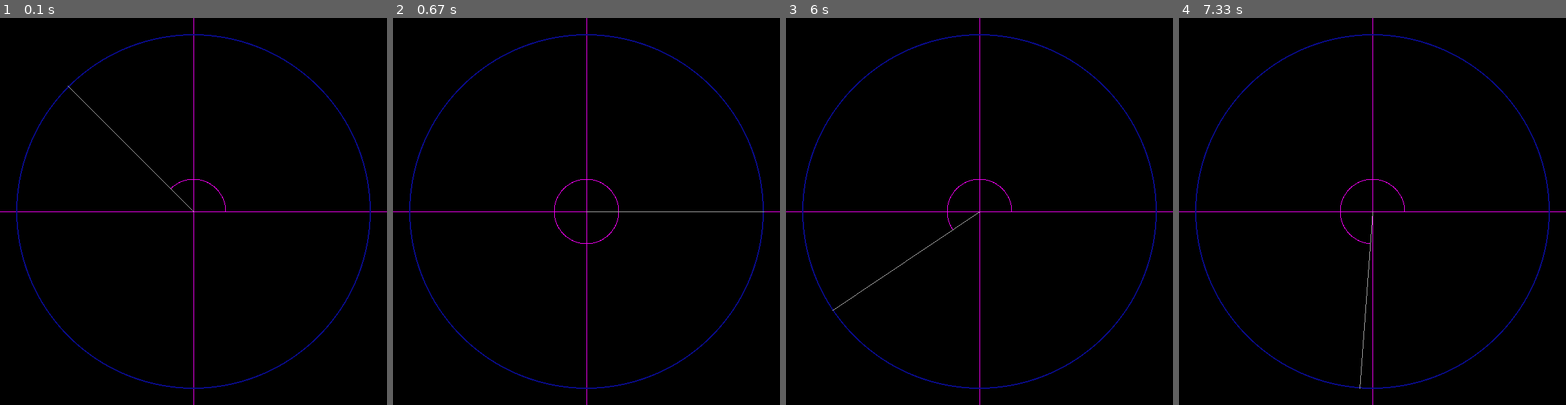
Above: before the commit, frames 1-4 (left to right).
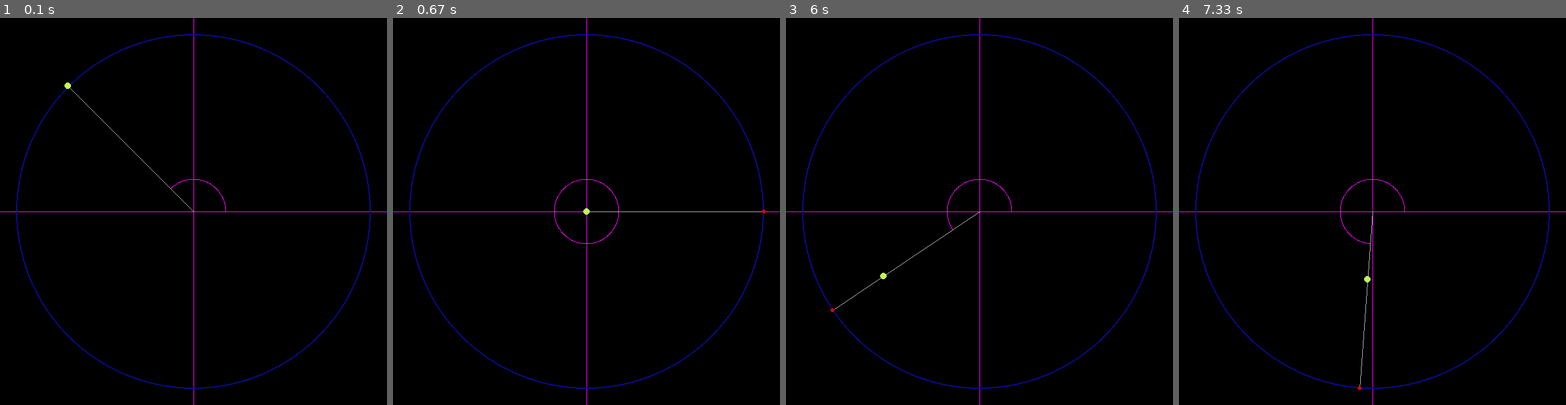
Above: after the commit, the same moments.

Repository: Kingcitaldo125/UnitCirclePygame
Game: pygame game, started from unit_circle.py
Two runs of this game, one before a commit and one after it. Both use one fixed random seed, a clock stepped at 60 frames per second and the inputs below.
Inputs (mouse positions are in pixels of both pictures, inside the frame that each line leads up to):
- Up to frame 1 (0.1 s): no input
- Up to frame 2 (0.67 s): click (586, 211) at 0.38 s
- Up to frame 3 (6 s): click (1018, 296) at 0.72 s; click (1118, 346) at 1.05 s; click (886, 134) at 1.38 s; click (979, 257) at 1.72 s; click (925, 130) at 2.05 s; click (1114, 312) at 2.38 s; click (855, 250) at 2.72 s; click (867, 137) at 3.05 s; click (886, 281) at 3.38 s; click (1118, 300) at 3.72 s; click (863, 354) at 4.05 s; click (859, 234) at 4.38 s; click (1002, 319) at 4.72 s; click (1049, 339) at 5.05 s; click (844, 346) at 5.38 s; click (882, 277) at 5.72 s
- Up to frame 4 (7.33 s): click (1496, 126) at 6.05 s; click (1391, 103) at 6.38 s; click (1264, 72) at 6.72 s; click (1364, 281) at 7.05 s

The runs differ from the first frame. In frame 1, less than 0.1% of the frame differs, in the area x 16-19%, y 16-19%; in frame 2, less than 0.1%, in the area x 49-97%, y 49-51%; in frame 3, less than 0.1%; in frame 4, less than 0.1%.

Commit message:
Add angle rectangle at pi/2 rad

Diff:
--- a/unit_circle.py
+++ b/unit_circle.py
@@ -1,15 +1,15 @@
 import pygame
 import math
+from random import randrange
 import time
 
-def distance(pos1, pos2):
-	return math.sqrt((pos1[0] - pos2[0])**2 + (pos1[1] - pos2[1])**2)
 
 def get_angle_pos(angle):
 	anglex = math.cos(math.radians(angle))
 	angley = math.sin(math.radians(angle))
 
 	return (anglex, angley)
+
 
 def get_translated_position_from_angle(position, angle, scaling_factor=1):
 	pos = get_angle_pos(angle)
@@ -21,6 +21,7 @@
 	angley = position.y + scaling_factor * -angley
 
 	return (anglex, angley)
+
 
 def draw_circle_angle(screen, point, final_angle):
 	if final_angle <= 1:
@@ -45,17 +46,20 @@
 	pygame.display.init()
 
 	black_col = (0,0,0)
+	red_col = (255,0,0)
 	blue_col = (9,11,141)
 	green_col = (61,192,62)
 	pink_col = (255,0,255)
 	grey_col = (170,170,170)
+	rand_col = tuple([randrange(0,255) for i in range(3)])
 
 	screen = pygame.display.set_mode((winx, winy))
 
 	done = False
 
 	midpoint = pygame.math.Vector2(winx//2, winy//2)
-	midpoint_distance = int(distance((winx//2, 0), midpoint))
+	toppoint = pygame.math.Vector2((winx//2, 0))
+	midpoint_distance = midpoint.distance_to(toppoint)
 
 	outline_offset = 25
 	outline_rad = int(midpoint_distance - outline_offset)
@@ -79,7 +83,7 @@
 		if cangle < 0:
 			cangle = -cangle
 		else:
-			cangle = 360 - cangle
+			cangle = 360 - cangle\
 
 		# Extract position details from the angle
 		# Should automatically translate to the midpoint
@@ -89,6 +93,17 @@
 			cangle,
 			outline_rad,
 		)
+
+		rad_vec = pygame.math.Vector2((canglex, cangley))
+
+		mp_dist = midpoint.distance_to(mouse_pos)
+		rv_dist = rad_vec.distance_to(midpoint)
+		ratio = mp_dist / rv_dist
+
+		if ratio > 1.0:
+			ratio = 1.0
+
+		lerped_pos = rad_vec.lerp(pygame.math.Vector2(midpoint), 1-ratio)
 
 		# Input
 		for e in pygame.event.get():
@@ -114,7 +129,10 @@
 		)
 
 		# angle
-		draw_circle_angle(screen, midpoint, cangle)
+		if cangle != 90:
+			draw_circle_angle(screen, midpoint, cangle)
+		else:
+			pygame.draw.rect(screen, pink_col, (midpoint.x, midpoint.y - 50, 50, 51), 1)
 
 		# location vector
 		pygame.draw.line(
@@ -123,6 +141,13 @@
 			(int(midpoint.x), int(midpoint.y)),
 			(int(canglex), int(cangley)),
 		)
+
+		# Circle at point where angle vector and outer circle intersect
+		pygame.draw.circle(screen, red_col, (int(rad_vec.x), int(rad_vec.y)), 3)
+
+		# Circle at point along the angle vector where it and mouse point intersect
+		pygame.draw.circle(screen, rand_col, (int(lerped_pos.x), int(lerped_pos.y)), 5)
+
 		pygame.display.flip()
 
 	pygame.display.quit()
